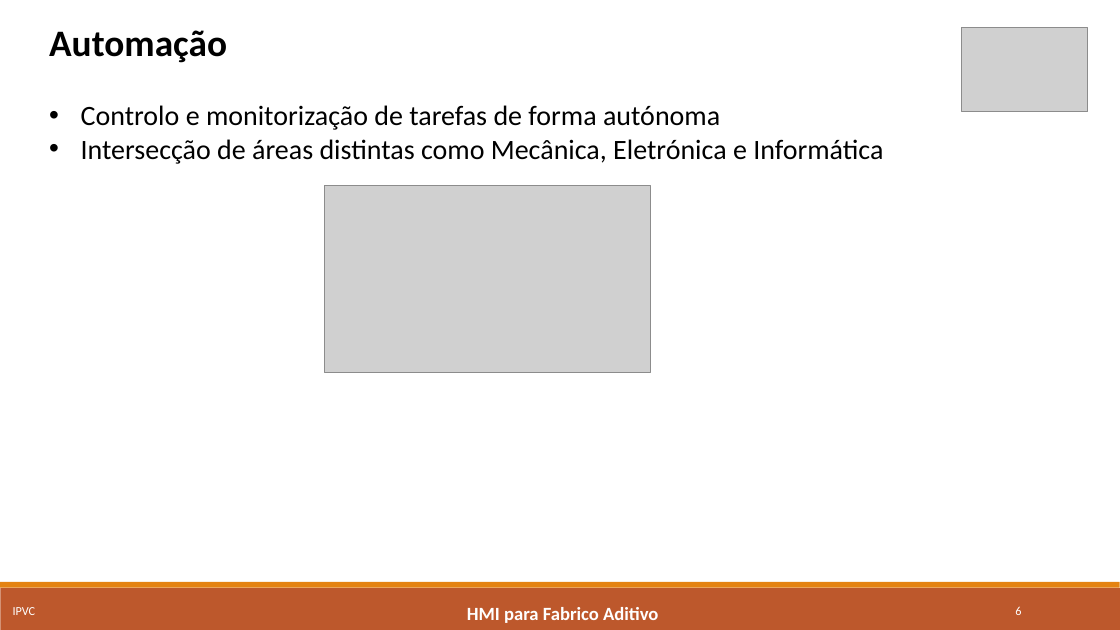
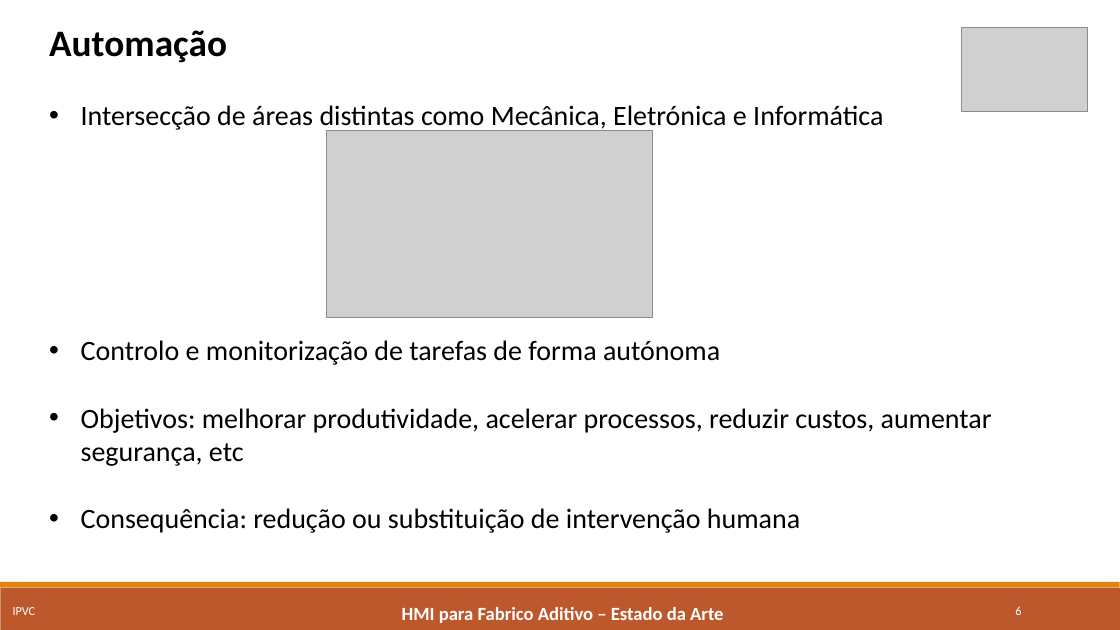
Before and after one commit to marcorlsrodrigues/projeto, a slide deck: slide 6 of Apresentacao Intermedia - Marco Rodrigues.pptx. Drawn at 1120x630 pixels with LibreOffice and Linux fonts; fonts in the diff are those of the drawing; grey boxes stand for pictures. Boxes give left, top, right and bottom in pixels: in the first picture for what was removed or moved away, otherwise in the second. Text is boxed around its words. In the diff, an @@ line names an element or a change of style, - is before the commit and + after.

```diff
--- a/Apresentacao Intermedia - Marco Rodrigues.pptx
+++ b/Apresentacao Intermedia - Marco Rodrigues.pptx
@@ text at bbox=[81, 105, 883, 132]: paragraph added @@
+• Intersecção de áreas distintas como Mecânica, Eletrónica e Informática
@@ picture: place and size @@
-picture at bbox=[324, 186, 650, 372]
+picture at bbox=[327, 131, 653, 318]
@@ text at bbox=[81, 408, 992, 533]: text changed @@
-• Intersecção de áreas distintas como Mecânica, Eletrónica e Informática
+• Objetivos: melhorar produtividade, acelerar processos, reduzir custos, aumentar segurança, etc
+• Consequência: redução ou substituição de intervenção humana
@@ text at bbox=[402, 607, 723, 623]: text changed @@
-HMI para Fabrico Aditivo
+HMI para Fabrico Aditivo – Estado da Arte
```
Also in this commit, not shown: 3 other slides changed, 7 slides added, 7 slides removed, 4 other files.
